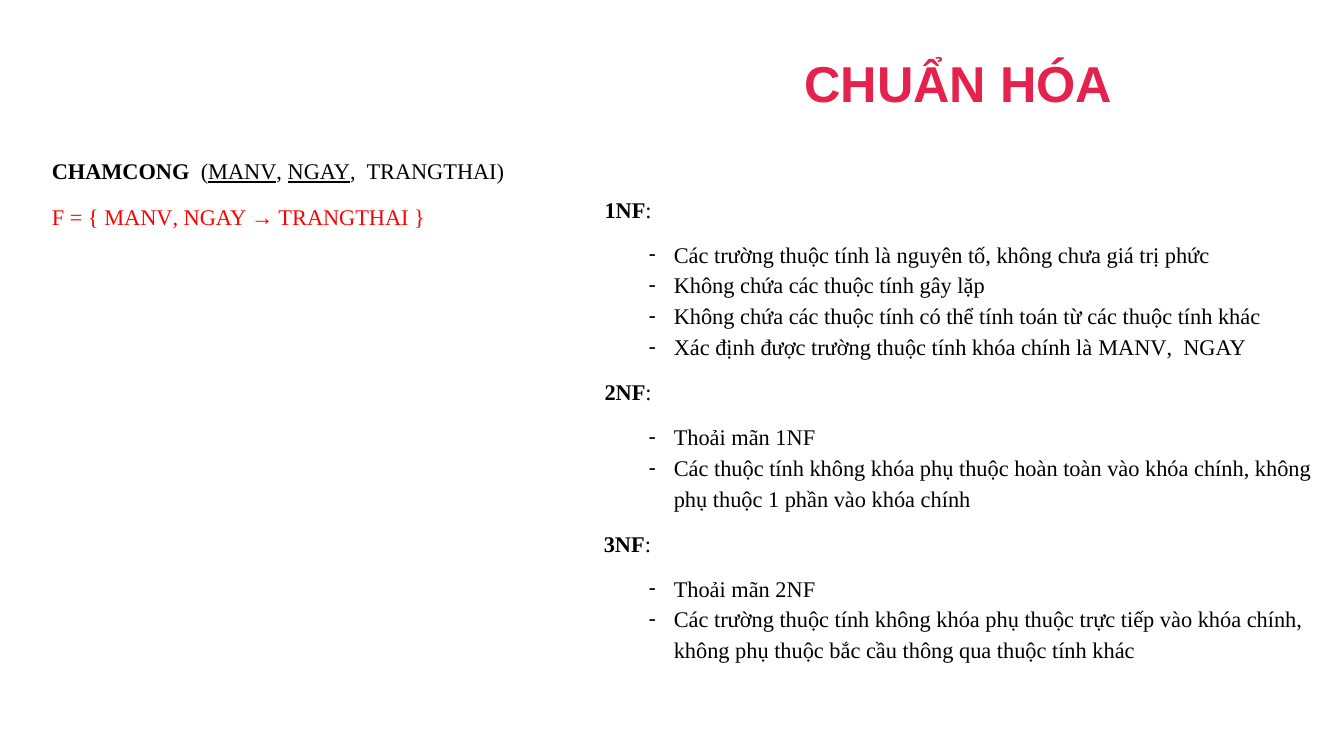
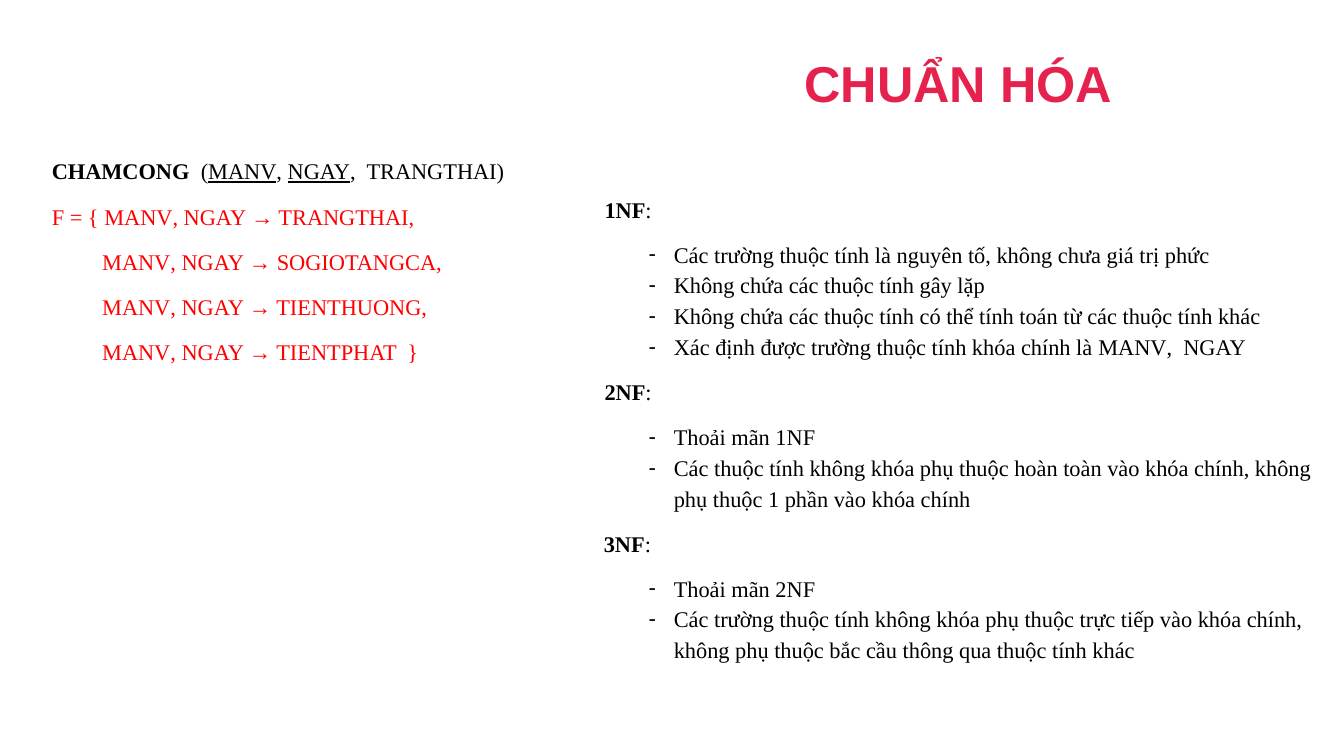
Before and after one commit to dangbinhphuoc/Sql_QuanLyNhanSu, a slide deck: slide 41 of PPQuanLyNhanSu.pptx. Drawn at 1344x756 pixels with LibreOffice and Linux fonts; fonts in the diff are those of the drawing; background and template pictures are left out. Boxes give left, top, right and bottom in pixels: in the first picture for what was removed or moved away, otherwise in the second. Text is boxed around its words. In the diff, an @@ line names an element or a change of style, - is before the commit and + after.

```diff
--- a/PPQuanLyNhanSu.pptx
+++ b/PPQuanLyNhanSu.pptx
@@ text at (52, 210, 442, 364): text changed @@
-F = { MANV, NGAY → TRANGTHAI }
+F = { MANV, NGAY → TRANGTHAI,
+MANV, NGAY → SOGIOTANGCA,
+MANV, NGAY → TIENTHUONG,
+MANV, NGAY → TIENTPHAT }
```
Also in this commit, not shown: 21 other slides changed, 1 slide added, 1 slide removed, 2 other files.
